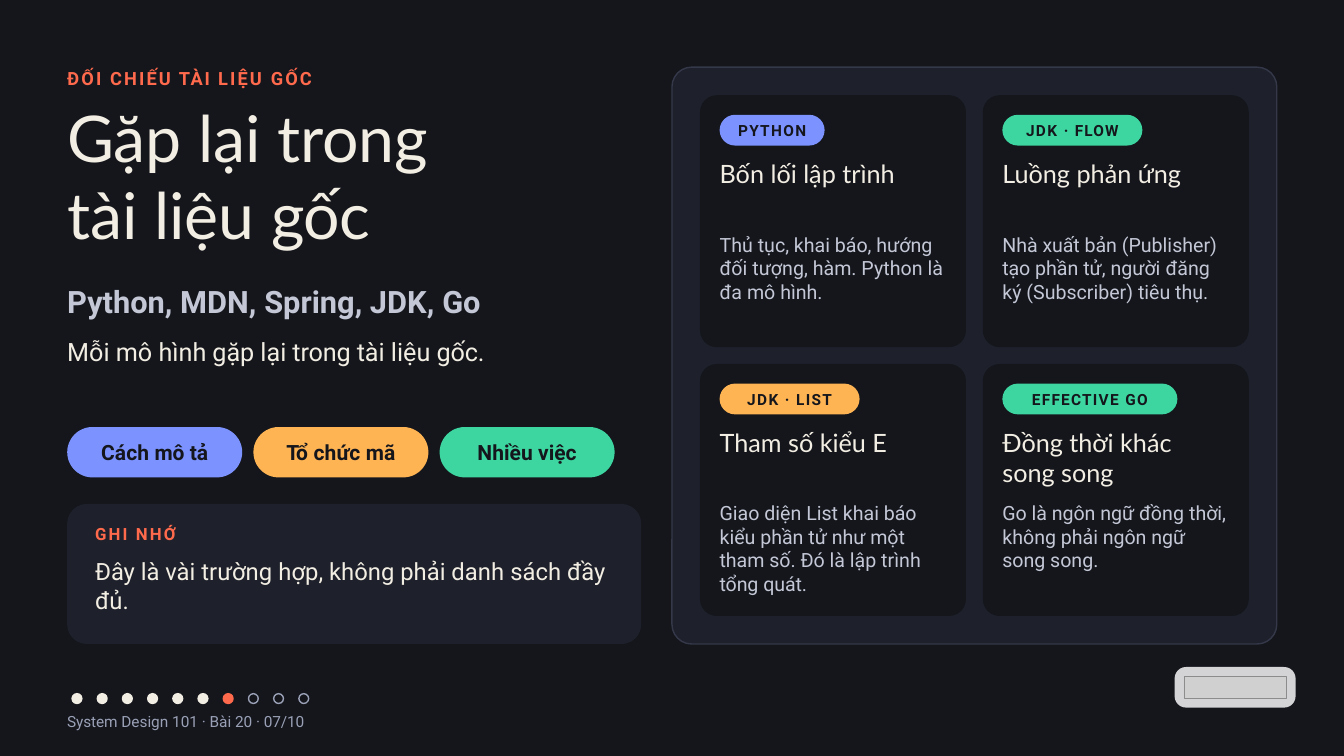
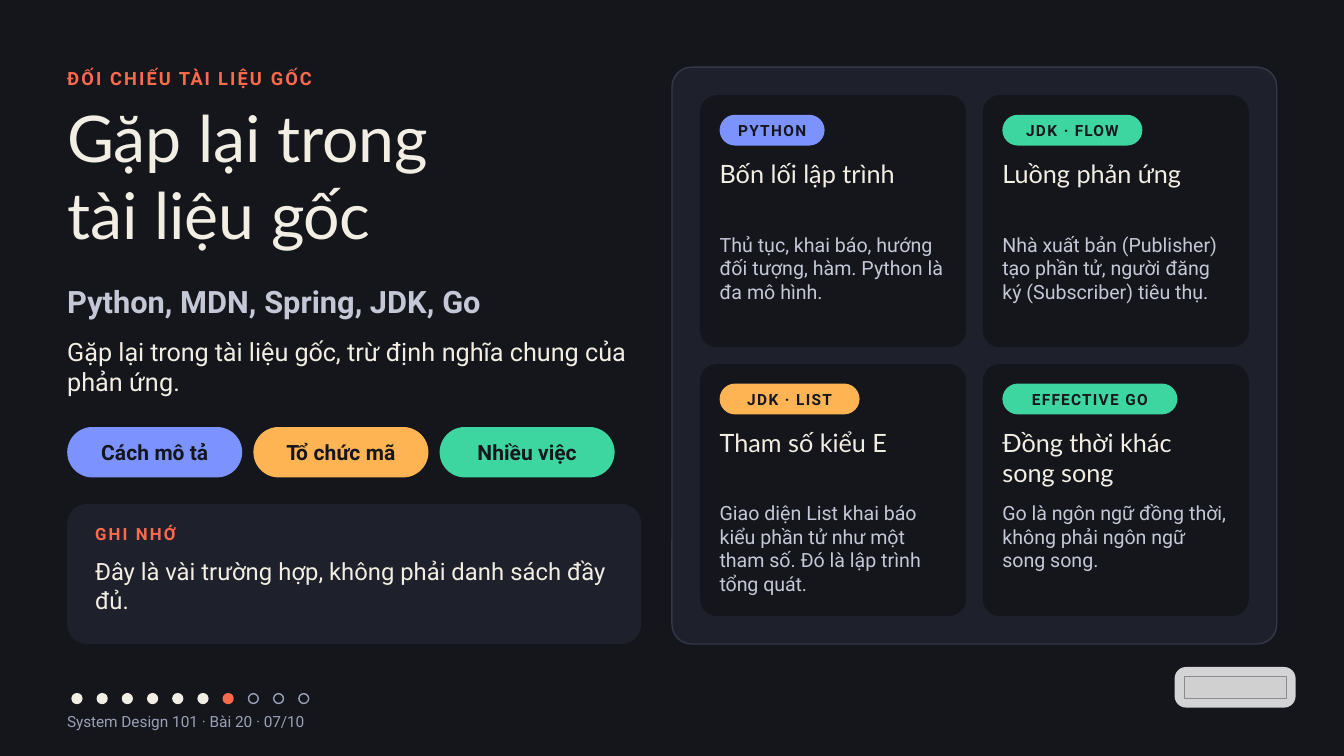
Before and after one commit to vohoailinh90/tool-marketing-studio, a slide deck: slide 7 of system-design-101/vi/lessons/sd-10-020/slides/sd-10-020.pptx. Drawn at 1344x756 pixels with LibreOffice and Linux fonts; fonts in the diff are those of the drawing; grey boxes stand for pictures. Boxes give left, top, right and bottom in pixels: in the first picture for what was removed or moved away, otherwise in the second. Text is boxed around its words. In the diff, an @@ line names an element or a change of style, - is before the commit and + after.

```diff
--- a/system-design-101/vi/lessons/sd-10-020/slides/sd-10-020.pptx
+++ b/system-design-101/vi/lessons/sd-10-020/slides/sd-10-020.pptx
@@ text at (x1=67, y1=340, x2=626, y2=397): text changed @@
-Mỗi mô hình gặp lại trong tài liệu gốc.
+Gặp lại trong tài liệu gốc, trừ định nghĩa chung của phản ứng.
```
Also in this commit, not shown: 1 other file.
